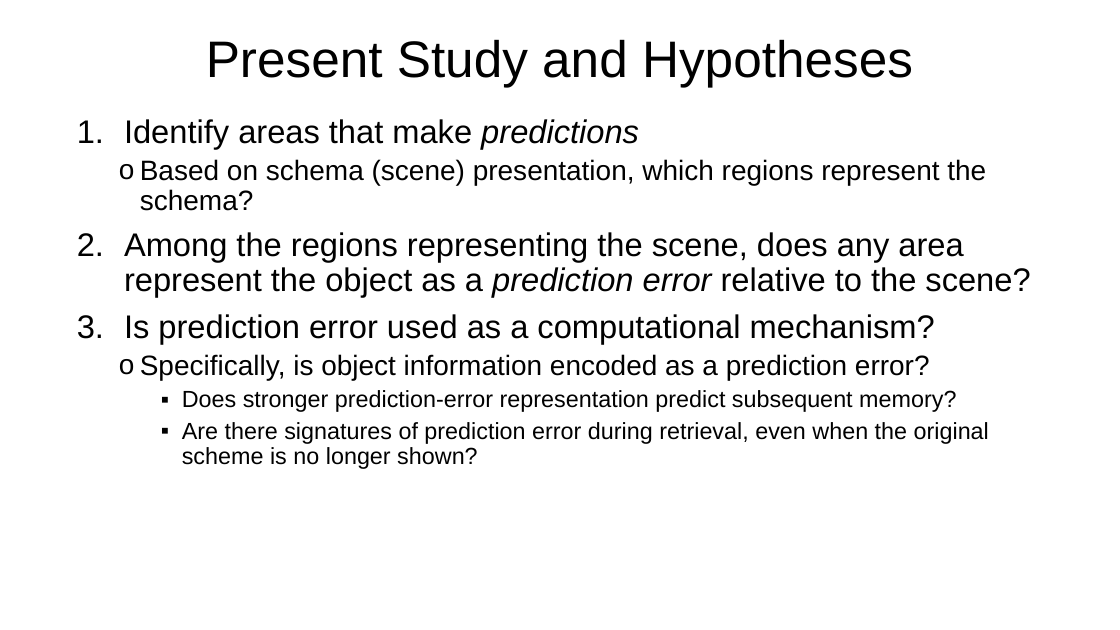
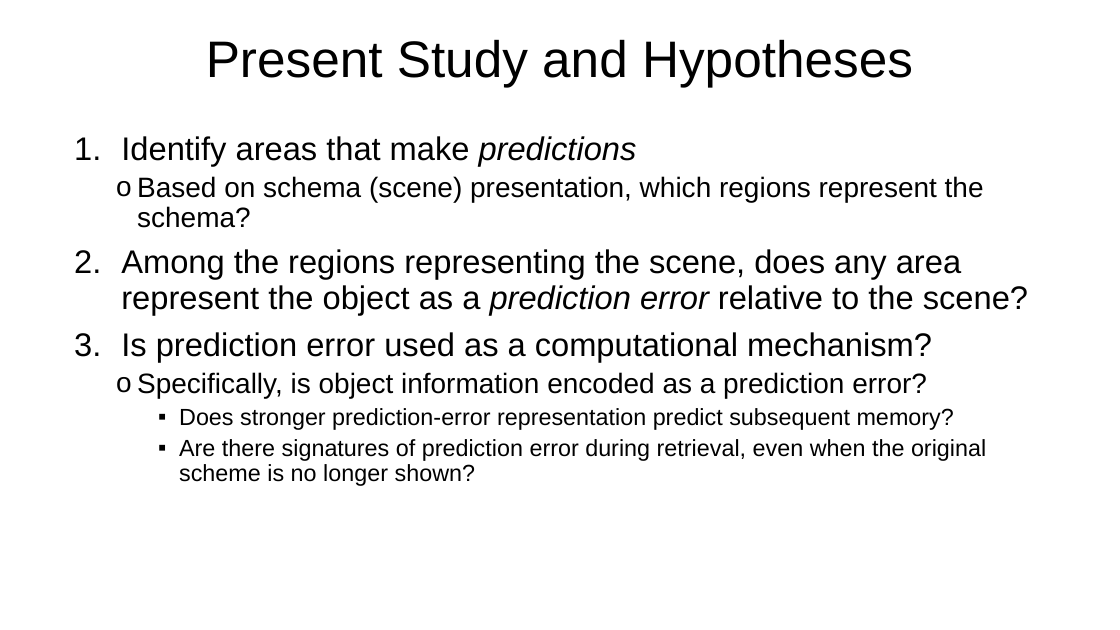
Before and after one commit to paulcbogdan/SchemeRep_PB, a slide deck: slide 4 of docs/SchemeRep_PB_Sep29.pptx. Drawn at 1120x630 pixels with LibreOffice and Linux fonts; fonts in the diff are those of the drawing. Boxes give left, top, right and bottom in pixels: in the first picture for what was removed or moved away, otherwise in the second. Text is boxed around its words. In the diff, an @@ line names an element or a change of style, - is before the commit and + after.

```diff
--- a/docs/SchemeRep_PB_Sep29.pptx
+++ b/docs/SchemeRep_PB_Sep29.pptx
@@ text "Identify areas that make predictions": place and size @@
-text "Identify areas that make predictions" at [124, 119, 1030, 469]
+text "Identify areas that make predictions" at [121, 136, 1028, 486]
```
Also in this commit, not shown: 8 other slides changed, 1 slide added, 4 slides removed, 22 other files.
